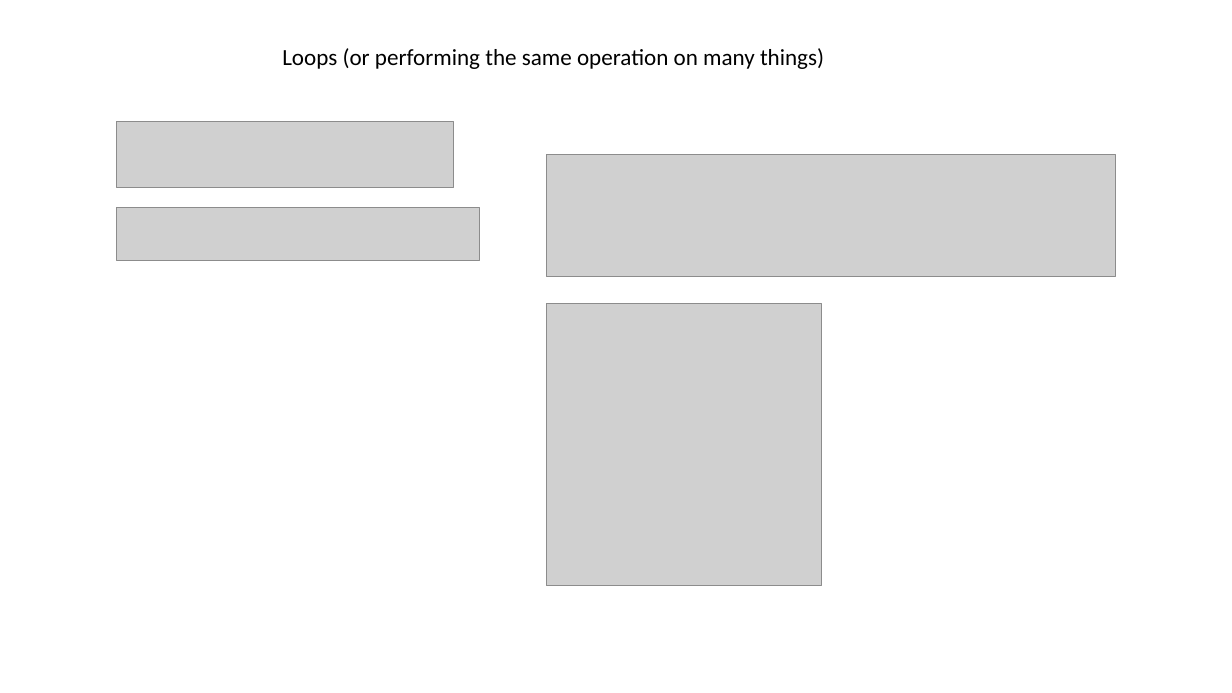
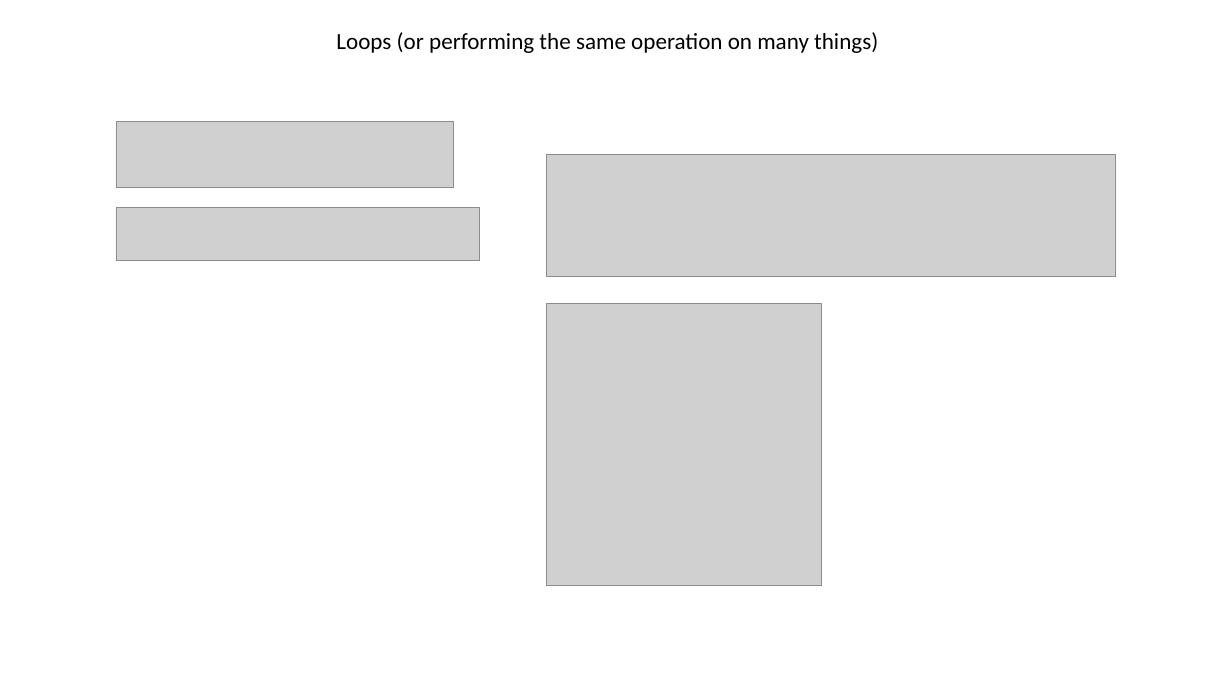
Before and after one commit to jraab/GNET749_RNAseq, a slide deck: slide 16 of lectures/2023_GNET749_Lecture3.pptx (slide 13 before the commit). Drawn at 1232x693 pixels with LibreOffice and Linux fonts; fonts in the diff are those of the drawing; grey boxes stand for pictures. Boxes give left, top, right and bottom in pixels: in the first picture for what was removed or moved away, otherwise in the second. Text is boxed around its words. In the diff, an @@ line names an element or a change of style, - is before the commit and + after.

```diff
--- a/lectures/2023_GNET749_Lecture3.pptx
+++ b/lectures/2023_GNET749_Lecture3.pptx
@@ text "Loops (or performing the same ...": place and size @@
-text "Loops (or performing the same ..." at <box>282,48,824,69</box>
+text "Loops (or performing the same ..." at <box>336,32,878,53</box>
```
Also in this commit, not shown: 3 other slides changed, 4 slides added, 3 slides removed.
